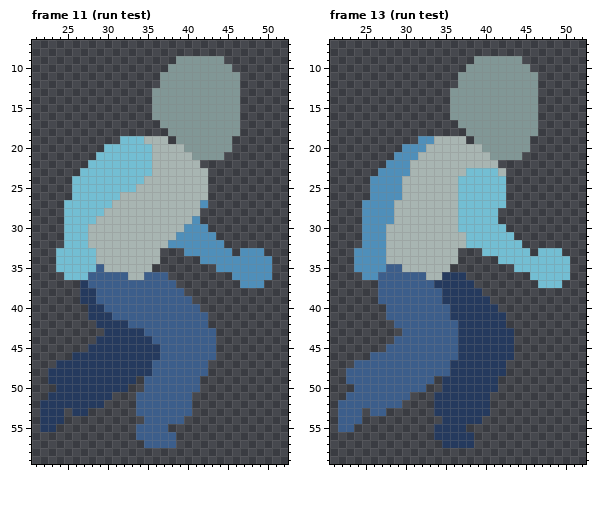
A pixel-art file gets an edit: aseprite/Player_Animation.aseprite. That is the earlier state.
64x64 pixels, 14 frames. Shown: frame 11 (run test): x 21..52, y 7..59; frame 13 (run test): x 21..52, y 7..59.
The result:
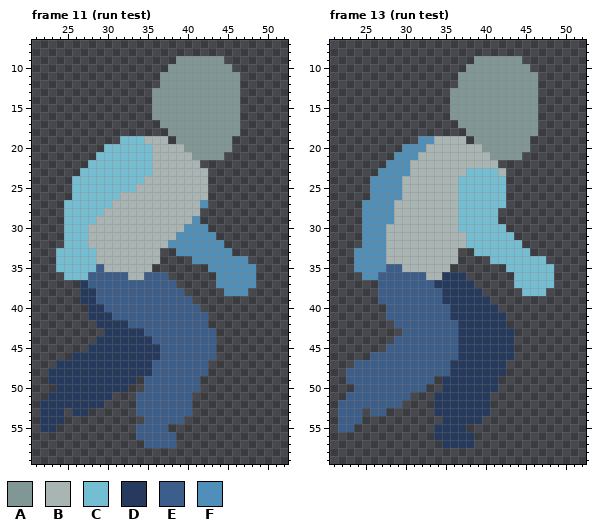
Palette (. is transparent): A #819796  B #a8b5b2  C #73bed3  D #253a5e  E #3c5e8b  F #4f8fba
Commit: tentative run animation
The edit:
--- frame 11 (run test), layer "Left arm"
@@ x 37..52 @@
 32 BFFFFFFF........
-33 ...FFFFFF.FFF...
-34 .....FFFFFFFFF..
-35 .......FFFFFFF..
-36 E........FFFFF..
-37 EE........FFF...
-38 EEE.............
+33 ..FFFFFFF.......
+34 ....FFFFFFF.....
+35 ......FFFFFF....
+36 E......FFFFF....
+37 EE.....FFFFF....
+38 EEE.....FFF.....
 39 EEEE............
--- frame 13 (run test), layer "Right arm"
@@ x 37..52 @@
 32 BCCCCCCC........
-33 ...CCCCCC.CCC...
-34 .....CCCCCCCCC..
-35 .......CCCCCCC..
-36 D........CCCCC..
-37 DD........CCC...
-38 DDD.............
+33 ..CCCCCCC.......
+34 ....CCCCCCC.....
+35 ......CCCCCC....
+36 D......CCCCC....
+37 DD.....CCCCC....
+38 DDD.....CCC.....
 39 DDDD............
Where, in picture pixels (left, top, right, bottom), the same in both pictures:
changed: (176, 248, 272, 296)
changed: (474, 248, 570, 296)
